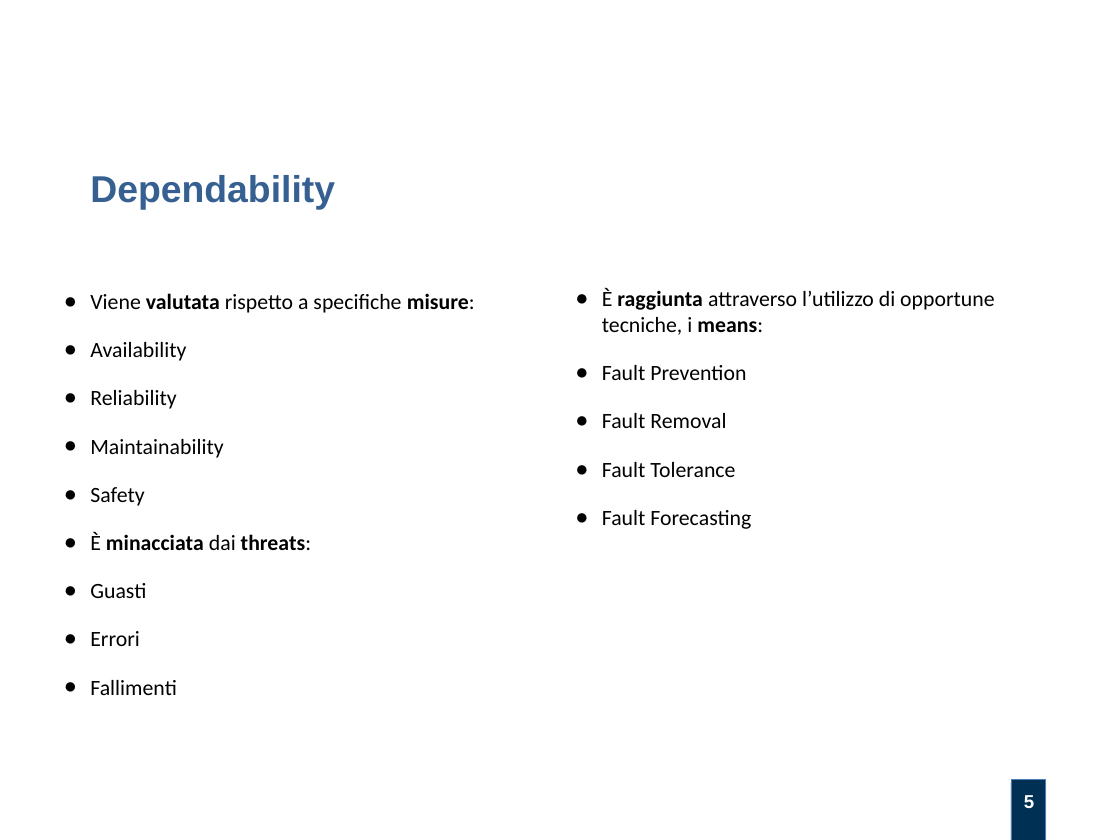
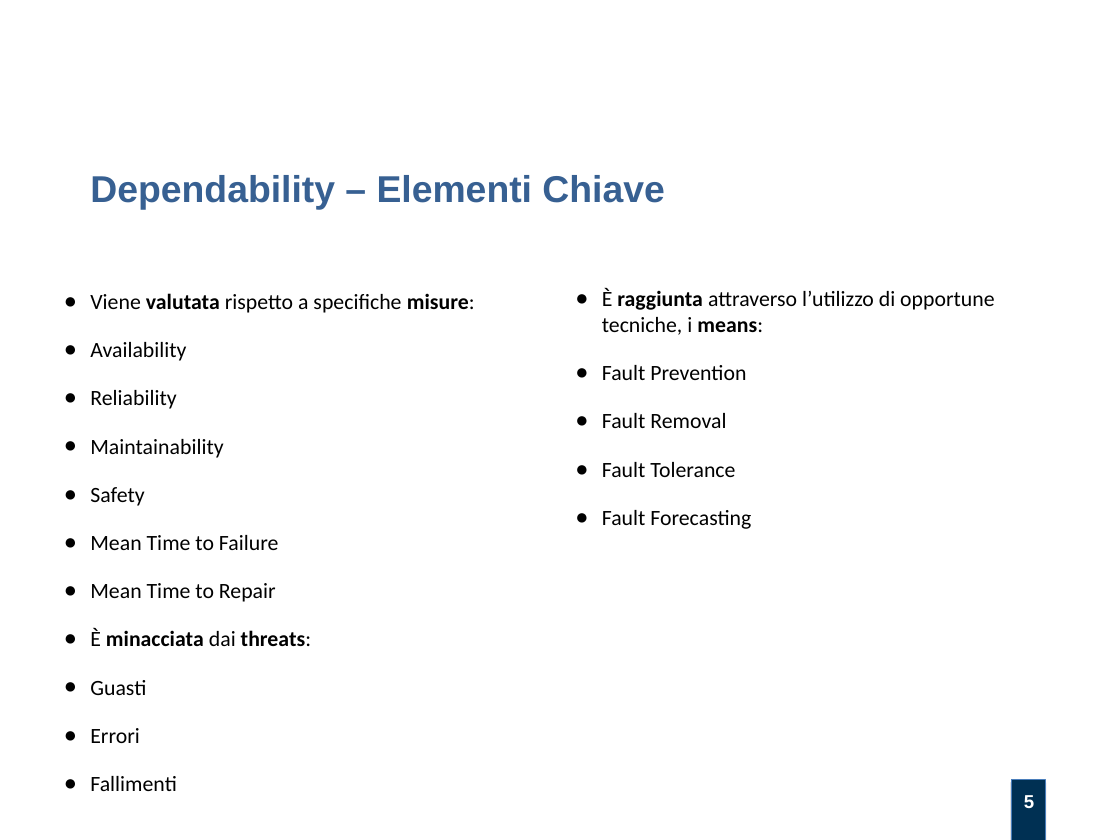
Before and after one commit to alexfoglia1/thesis, a slide deck: slide 5 of Slides/slides.odp. Drawn at 1120x840 pixels with LibreOffice and Linux fonts; fonts in the diff are those of the drawing; background and template pictures are left out. Boxes give left, top, right and bottom in pixels: in the first picture for what was removed or moved away, otherwise in the second. Text is boxed around its words. In the diff, an @@ line names an element or a change of style, - is before the commit and + after.

```diff
--- a/Slides/slides.odp
+++ b/Slides/slides.odp
@@ text at box(90, 175, 664, 210): text changed @@
-Dependability
+Dependability – Elementi Chiave
@@ text at box(90, 535, 278, 602): paragraphs added @@
+● Mean Time to Failure
+● Mean Time to Repair
```
Also in this commit, not shown: 1 other slide changed, 7 slides added, 15 other files.
